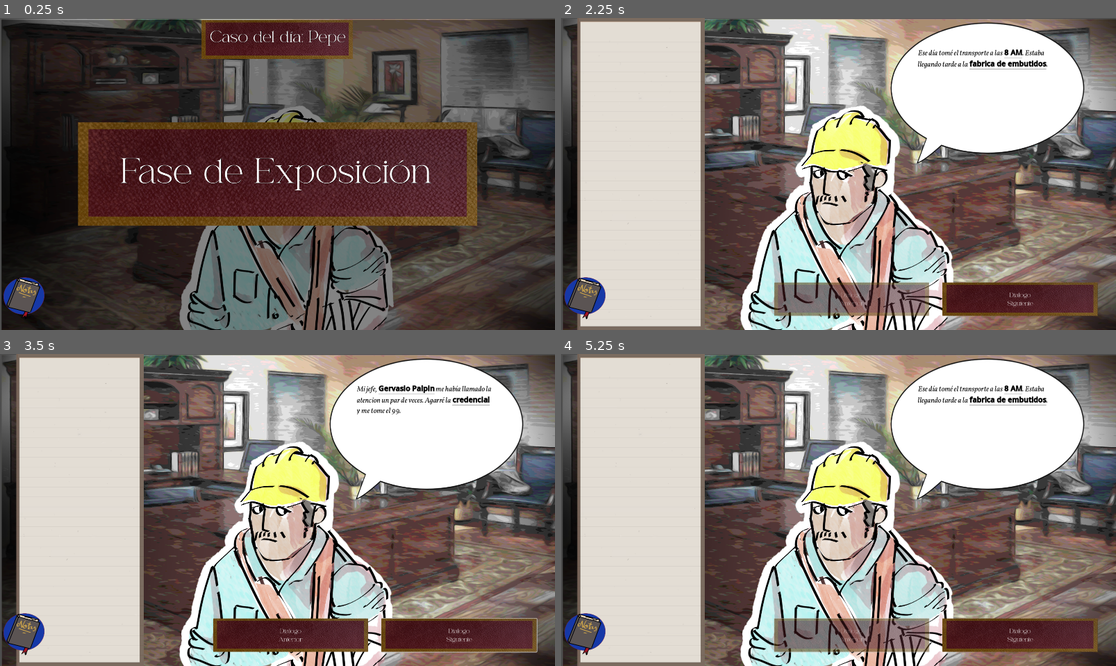
Above: before the commit, frames 1-4 (two rows, left to right).
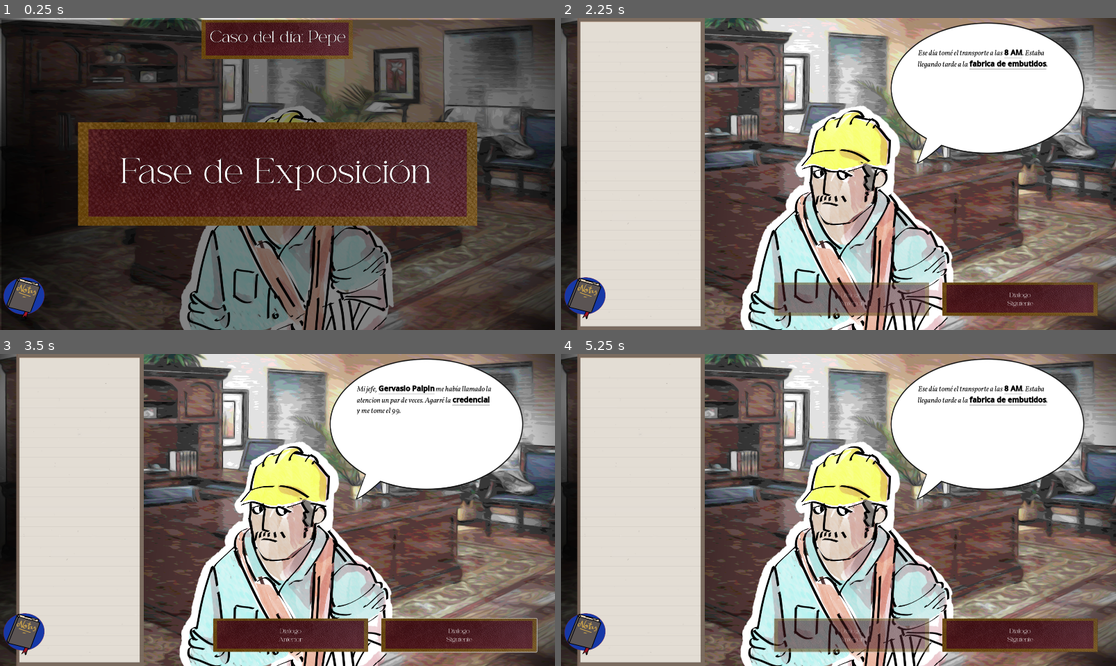
Above: after the commit, the same moments.

Repository: lena-agrimensora/maria-tapias
Game: Godot game, scene res://scenes/exposition_phase.tscn
Two runs of this game, one before a commit and one after it. Both use one fixed random seed, a clock stepped at 60 frames per second and the inputs below.
Inputs (mouse positions are in pixels of both pictures, inside the frame that each line leads up to):
- Up to frame 1 (0.25 s): no input
- Up to frame 2 (2.25 s): click (588, 298) at 0.5 s; click (588, 298) at 1.25 s; click (588, 298) at 2 s
- Up to frame 3 (3.5 s): click "Dialogo Siguiente" at 2.75 s
- Up to frame 4 (5.25 s): click "Dialogo Anterior" at 3.5 s; click "Dialogo Siguiente" at 4.25 s; click "Dialogo Anterior" at 5 s

The runs differ from the first frame. In frame 1, 4.6% of the frame differs, in the area x 0-100%, y 0-100%; in frame 2, 13%; in frame 3, 13%; in frame 4, 13%.

Commit message:
Rescale background

Diff:
--- a/scenes/exposition_phase.tscn
+++ b/scenes/exposition_phase.tscn
@@ -20,6 +20,7 @@
 
 [node name="MockOficina" type="Sprite2D" parent="."]
 position = Vector2(966, 544)
+scale = Vector2(1.0169265, 1.0169265)
 texture = ExtResource("3_551gp")
 
 [node name="Trabajador" type="Sprite2D" parent="."]
